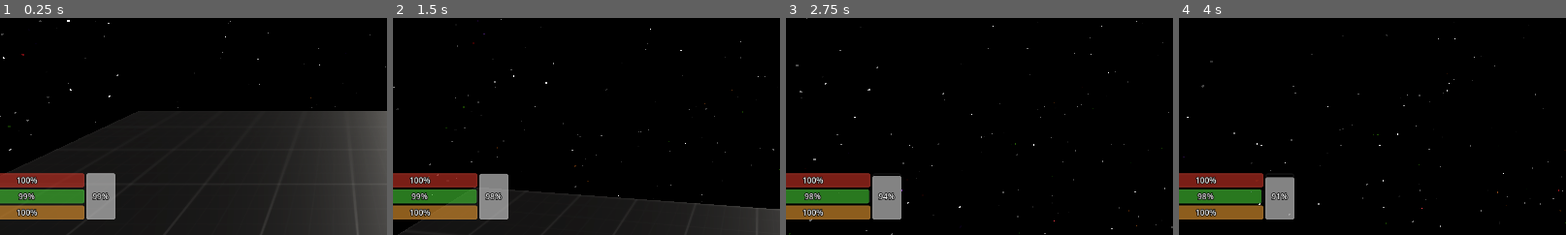
Above: before the commit, frames 1-4 (left to right).
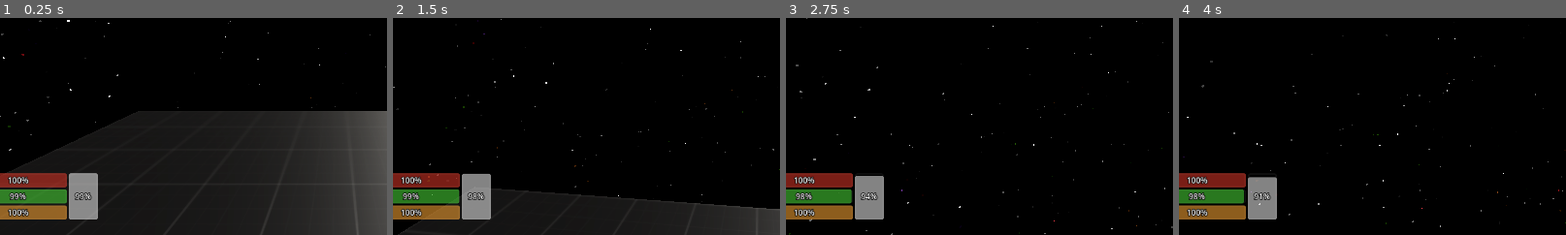
Above: after the commit, the same moments.

Repository: Clagonova/CosmicEchoes
Game: Godot game, scene res://levels/prototype/PrototypeLevel.tscn
Two runs of this game, one before a commit and one after it. Both use one fixed random seed, a clock stepped at 60 frames per second and the inputs below.
Inputs (mouse positions are % of the whole screen's width and height, from its top left):
- Up to frame 1 (0.25 s): no input
- Up to frame 2 (1.5 s): tap Enter at 0.5 s; move the mouse to (55, 50) at 0.52 s; hold Space (jump) 0.53-1.28 s; hold W (move_forward) from 0.53 s (still down); move the mouse to (45, 50) at 1.27 s; tap C (crouch) at 1.35 s
- Up to frame 3 (2.75 s): keep holding W (move_forward); tap Space (jump) at 1.52, 1.55, 1.82, 2.3 s; move the mouse to (52, 48) at 2.02 s; hold Shift (sprint) from 2.03 s (still down)
- Up to frame 4 (4 s): keep holding W (move_forward); move the mouse to (49, 52) at 2.77 s; release Shift (sprint) at 2.78 s; tap Space (jump) at 2.85, 3.02, 3.32, 3.77, 3.8 s; move the mouse to (57, 51) at 3.52 s; hold C (crouch) from 3.53 s (still down)
The pictures show only the part of the screen within x 6-56%, y 50-100%; the shares and areas given below are measured in that part.

The runs differ from the first frame. In frame 1, 2.8% of the frame differs, in the area x 2-30%, y 71-93%; in frame 2, 2.7%; in frame 3, 2.7%; in frame 4, 2.7%.

Commit message:
Jumping Bug Fix
- Fixed the jumping where player could spam the jump button and do multiple little jumps before even landing
- Minor HUD resizing

Diff:
--- a/scenes/HUD/VitalsHUD.tscn
+++ b/scenes/HUD/VitalsHUD.tscn
@@ -111,7 +111,7 @@
 anchor_bottom = 1.0
 offset_left = 27.0
 offset_top = -92.0
-offset_right = 199.0
+offset_right = 173.0
 offset_bottom = -23.0
 grow_vertical = 0
 theme_override_constants/separation = 3
@@ -139,9 +139,9 @@
 anchors_preset = 2
 anchor_top = 1.0
 anchor_bottom = 1.0
-offset_left = 202.0
+offset_left = 176.0
 offset_top = -92.0
-offset_right = 245.0
+offset_right = 219.0
 offset_bottom = -23.0
 grow_vertical = 0
 theme = SubResource("Theme_ys8b8")
--- a/scenes/player/player.gd
+++ b/scenes/player/player.gd
@@ -56,6 +56,8 @@
 
 var jumping := false
 var jump_timer := 0.0
+var falling_start_y := 0.0
+var is_falling := false
 
 var state := PlayerState.IDLE
 
@@ -97,7 +99,14 @@
 		state = PlayerState.ZEROG
 	else:
 		if not is_on_floor():
-			state = PlayerState.JUMPING
+			if velocity_y < 0: # düşüyorsa
+				if not is_falling:
+					is_falling = true
+					falling_start_y = global_transform.origin.y
+				if not PlayerState.FALLING:
+					state = PlayerState.FALLING
+			else:
+				state = PlayerState.JUMPING
 		elif crouch_pressed or ceiling_check.is_colliding():
 			state = PlayerState.CROUCHING
 		elif moving:
@@ -157,20 +166,31 @@
 		velocity.z = lerp(velocity.z, target_velocity.z, accel * delta if moving else decel * delta)
 
 		if is_on_floor():
+			if is_falling:
+				var fall_distance = falling_start_y - global_transform.origin.y
+				if fall_distance > 3.0: # minimum mesafe
+					var fall_damage = (fall_distance - 3.0) * 10.0
+					vitals.damage_health(fall_damage, 1.0)
+				is_falling = false
+
 			velocity_y = 0.0
 			jumping = false
 			jump_timer = 0.0
+
 			if Input.is_action_just_pressed("jump") and state != PlayerState.CROUCHING:
 				velocity_y = min_jump_force
 				jumping = true
 		else:
 			velocity_y -= gravity * delta
 
-		if jumping and Input.is_action_pressed("jump") and jump_timer < jump_hold_time:
-			var t = jump_timer / jump_hold_time
-			var extra_force = lerp(min_jump_force, max_jump_force, t)
-			velocity_y = extra_force
-			jump_timer += delta
+		if jumping:
+			if Input.is_action_pressed("jump") and jump_timer < jump_hold_time:
+				var t = jump_timer / jump_hold_time
+				var extra_force = lerp(min_jump_force, max_jump_force, t)
+				velocity_y = extra_force
+				jump_timer += delta
+			else:
+				jumping = false
 
 		velocity.y = velocity_y
 
--- a/scenes/player/player_states.gd
+++ b/scenes/player/player_states.gd
@@ -4,5 +4,6 @@
 	RUNNING,
 	CROUCHING,
 	JUMPING,
+	FALLING,
 	ZEROG
 }
--- a/scenes/player/vitals.gd
+++ b/scenes/player/vitals.gd
@@ -82,6 +82,9 @@
 func get_oxygen() -> float:
 	return oxygen
 
+func damage_health(amount: float, delta):
+	health = max(health - amount * delta, 0.0)
+
 func consume_food(amount: float):
 	hunger = min(hunger + amount, max_hunger)
 
